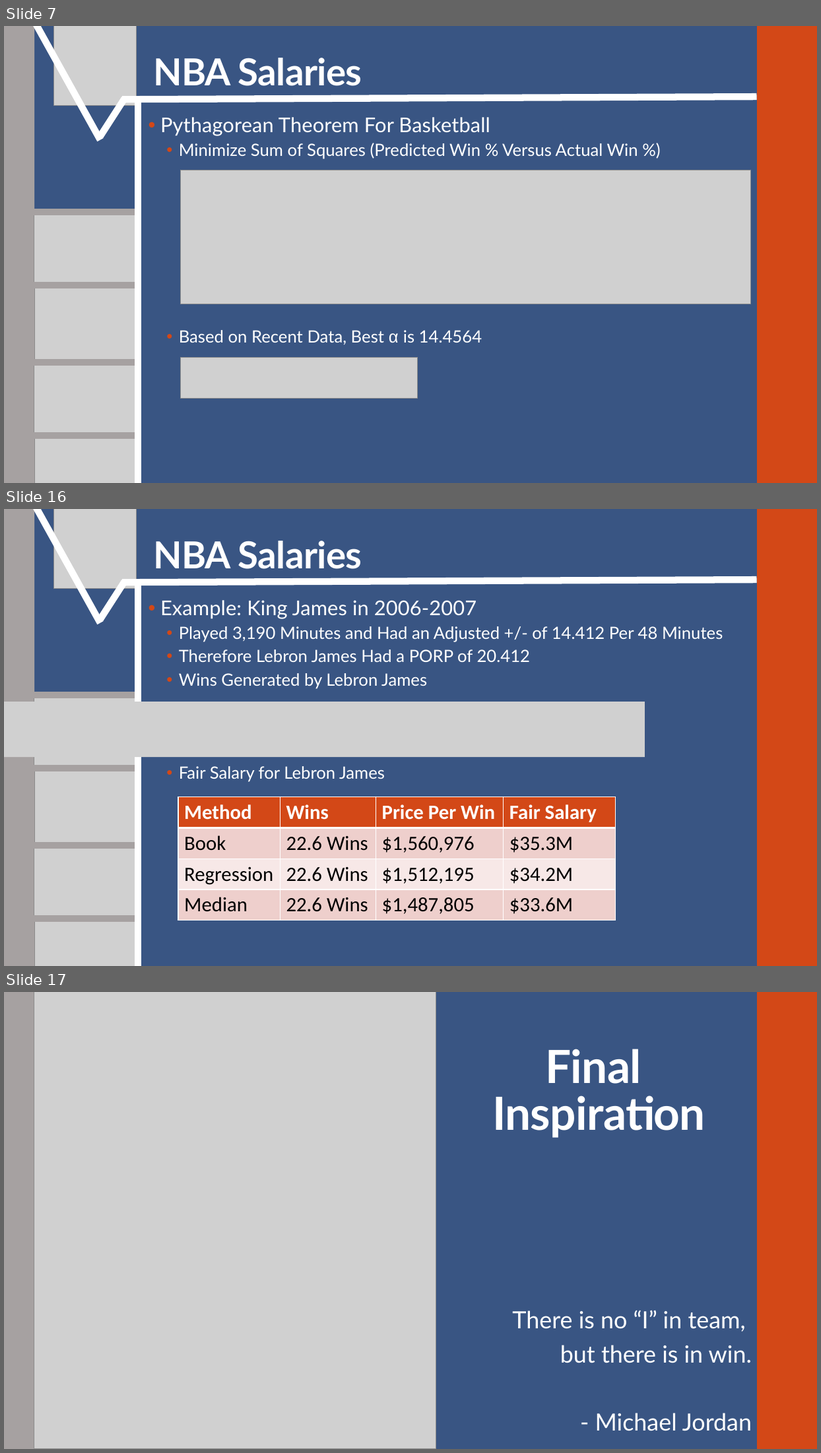
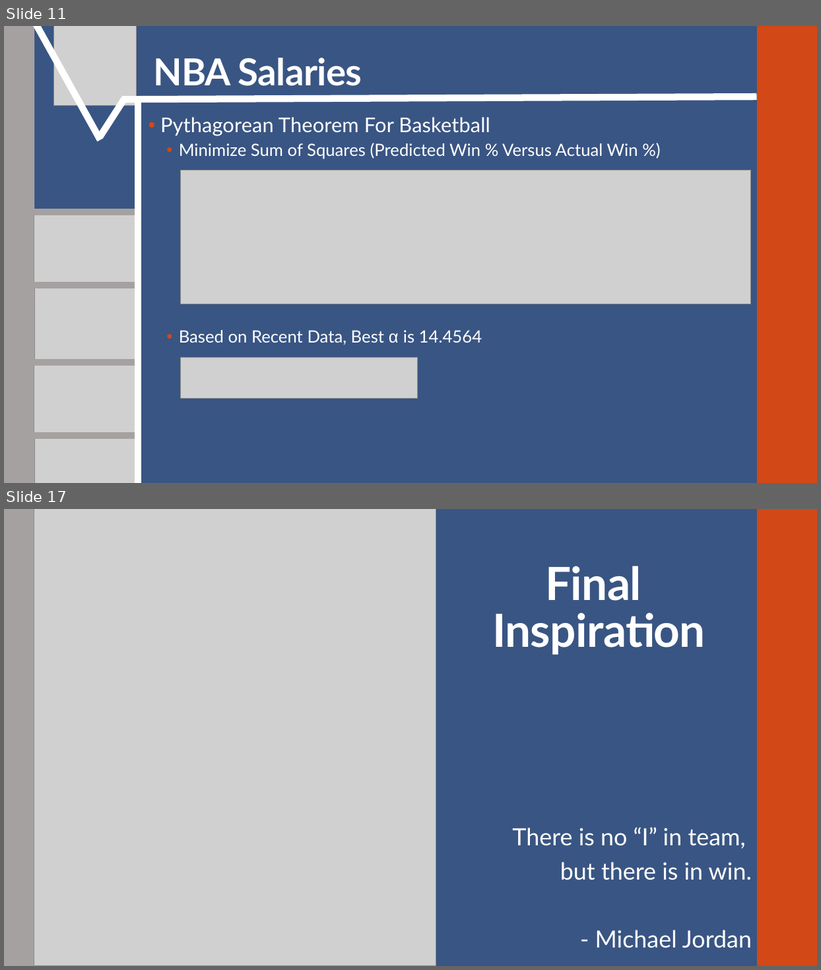
Before and after one commit to SuperMarioGiacomazzo/STOR538_WEBSITE, a slide deck: Slides/Basketball 4/Basketball_4_Lecture.pptx. Shown one above the other, each under a label of ours: slides 7, 16 and 17 before the commit, slides 11 and 17 after it; the slides between them are not shown. The pictures are 821x1453 and 821x970 pixels, drawn with LibreOffice and Linux fonts; fonts in the diff are those of the drawing; grey boxes stand for pictures. Boxes give left, top, right and bottom in pixels: in the first picture for what was removed or moved away, otherwise in the second. Text is boxed around its words. In the diff, an @@ line names an element or a change of style, - is before the commit and + after.

```diff
--- a/Slides/Basketball 4/Basketball_4_Lecture.pptx
+++ b/Slides/Basketball 4/Basketball_4_Lecture.pptx
@@ slide 16 removed at (4,509,817,966), background #395583; not listed: 2 template elements that a slide beside it also shows @@
@@ line removed from (33, 509) to (100, 623) @@
@@ picture removed at (54,509,136,588) @@
@@ title removed at (153,541,362,569) @@
-NBA Salaries
@@ line removed from (100, 619) to (125, 582) @@
@@ line removed from (122, 582) to (757, 580) @@
@@ line removed from (137, 966) to (137, 582) @@
@@ text removed at (160,600,723,782) @@
-• Example: King James in 2006-2007
-  • Played 3,190 Minutes and Had an Adjusted +/- of 14.412 Per 48 Minutes
-  • Therefore Lebron James Had a PORP of 20.412
-  • Wins Generated by Lebron James
-  • Fair Salary for Lebron James
@@ picture removed at (4,702,645,757) @@
@@ line removed from (29, 695) to (135, 695) @@
@@ picture removed at (34,697,141,771) @@
@@ line removed from (28, 768) to (135, 768) @@
@@ picture removed at (34,771,141,846) @@
@@ table removed at (178,797,616,919), 4 rows, 4 columns @@
-Method | Wins | Price Per Win | Fair Salary
-Book | 22.6 Wins | $1,560,976 | $35.3M
-Regression | 22.6 Wins | $1,512,195 | $34.2M
-Median | 22.6 Wins | $1,487,805 | $33.6M
@@ line removed from (29, 846) to (135, 846) @@
@@ line removed from (29, 846) to (135, 846) @@
@@ picture removed at (34,848,141,922) @@
@@ line removed from (28, 919) to (135, 919) @@
@@ picture removed at (34,922,141,966) @@
@@ what was slide 7 is now slide 11 @@
```
Also in this commit, not shown: 7 slides changed, 5 slides added, 4 other slides removed, 5 other files.
